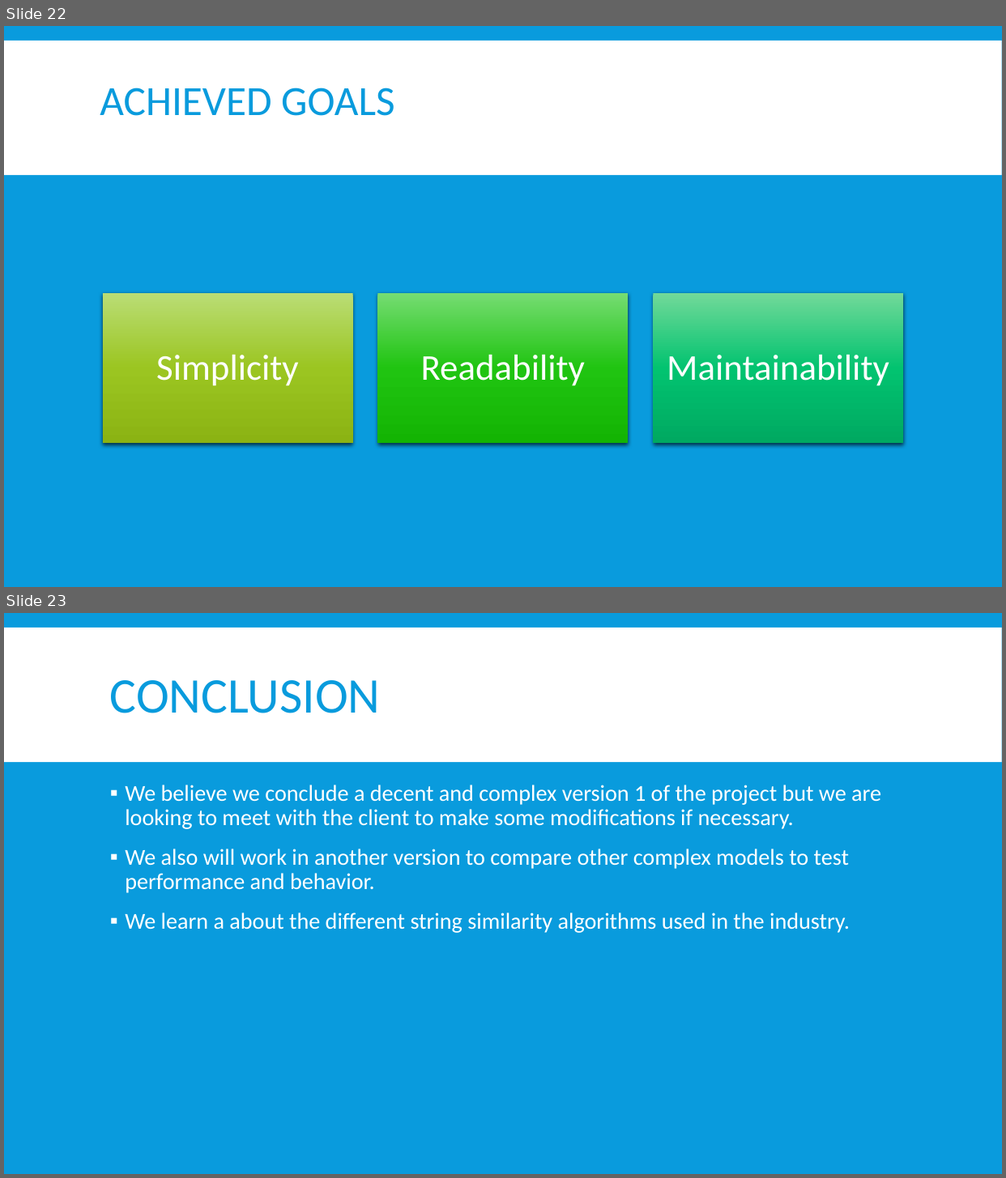
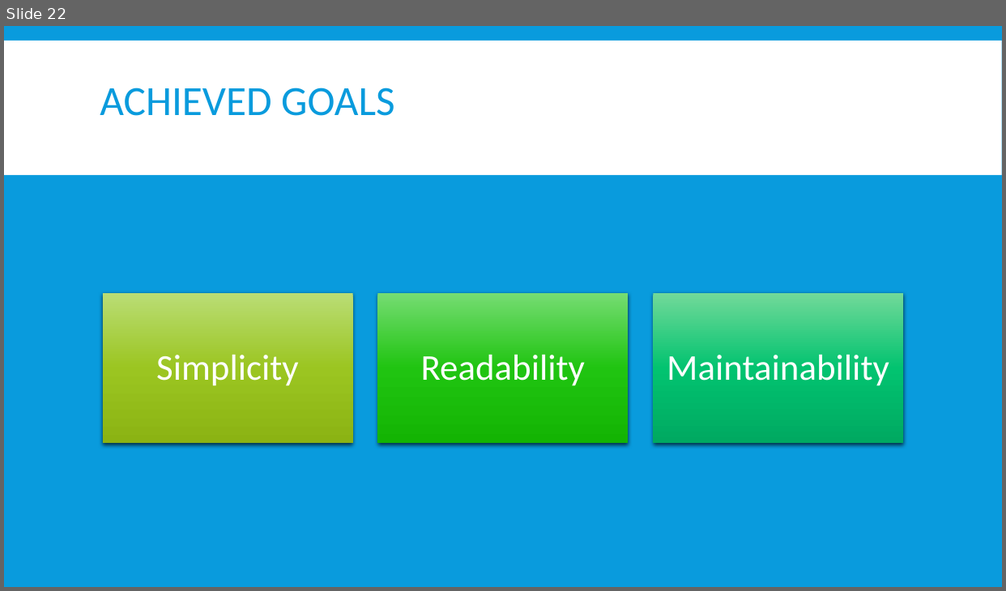
Before and after one commit to OryGregS/SeniorProject, a slide deck: docs/FuzzyRecordLinkage.pptx. Shown one above the other, each under a label of ours: slides 22 and 23 before the commit, slide 22 after it. The pictures are 1006x1178 and 1006x591 pixels, drawn with LibreOffice and Linux fonts; fonts in the diff are those of the drawing. Boxes give left, top, right and bottom in pixels: in the first picture for what was removed or moved away, otherwise in the second. Text is boxed around its words. In the diff, an @@ line names an element or a change of style, - is before the commit and + after.

Commit message:
Last powerpoint changes

```diff
--- a/docs/FuzzyRecordLinkage.pptx
+++ b/docs/FuzzyRecordLinkage.pptx
@@ slide 23 removed at (4, 613, 1002, 1174), background #099BDD; not listed: 1 template element that a slide beside it also shows @@
@@ title removed at (110, 680, 381, 713) @@
-CONCLUSION
@@ text removed at (125, 785, 881, 933) @@
-▪ We believe we conclude a decent and complex version 1 of the project but we are looking to meet with the client to make some modifications if necessary.
-▪ We also will work in another version to compare other complex models to test performance and behavior.
-▪ We learn a about the different string similarity algorithms used in the industry.
```
Also in this commit, not shown: 2 slides changed, 1 slide added.
